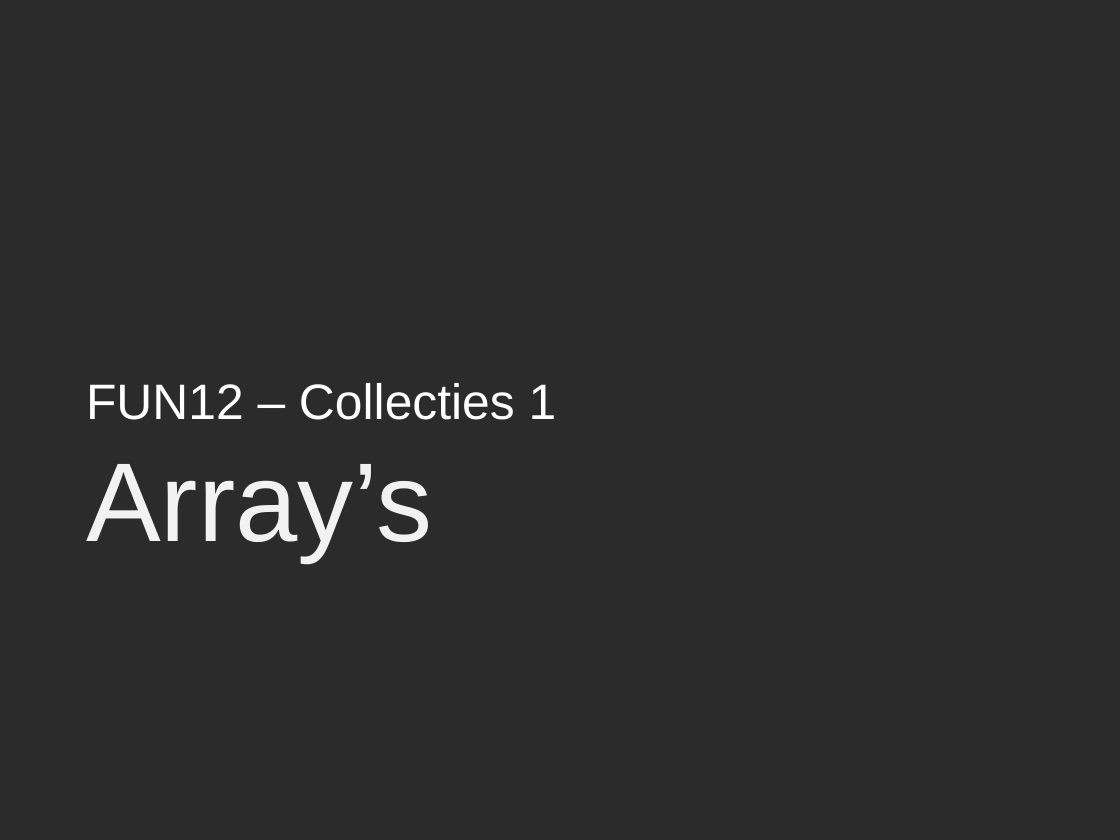
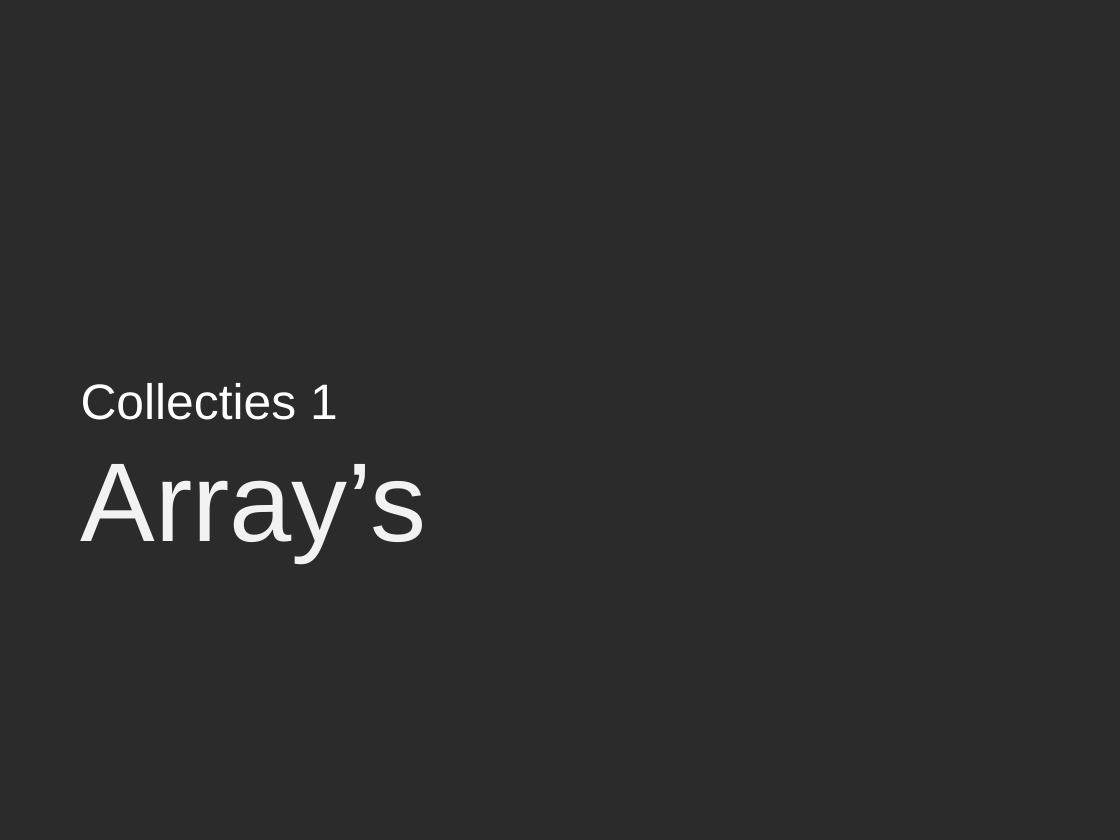
Before and after one commit to stasemsoft/softwarematerial, a slide deck: slide 1 of docs/basic/collecties/theorie_FUN12_Arrays.pptx. Drawn at 1120x840 pixels with LibreOffice and Linux fonts; fonts in the diff are those of the drawing; background and template pictures are left out; a plain dark background stands for a picture behind light text. Boxes give left, top, right and bottom in pixels: in the first picture for what was removed or moved away, otherwise in the second. Text is boxed around its words. In the diff, an @@ line names an element or a change of style, - is before the commit and + after.

```diff
--- a/docs/basic/collecties/theorie_FUN12_Arrays.pptx
+++ b/docs/basic/collecties/theorie_FUN12_Arrays.pptx
@@ title at bbox=[81, 383, 427, 561]: text changed @@
-FUN12 – Collecties 1
-Array’s
+Collecties 1
+Array’s
```
Also in this commit, not shown: 6 other slides changed, 1 slide removed.
